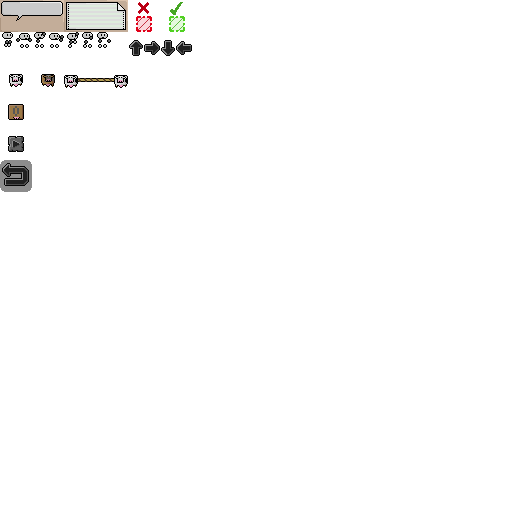
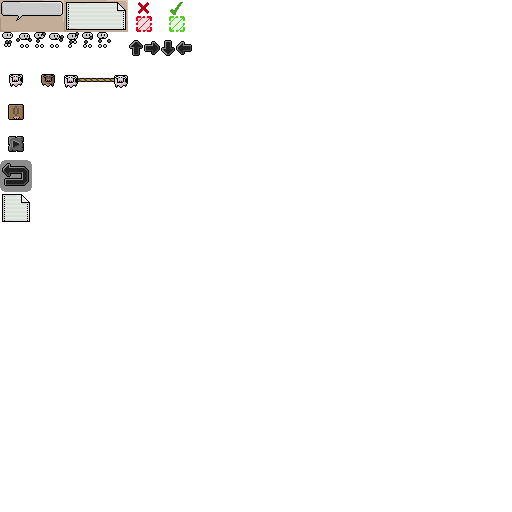
Layer changes from the first (512, 512) image to the second:
painted on "tileset1.png" over [2,194,30,222]
